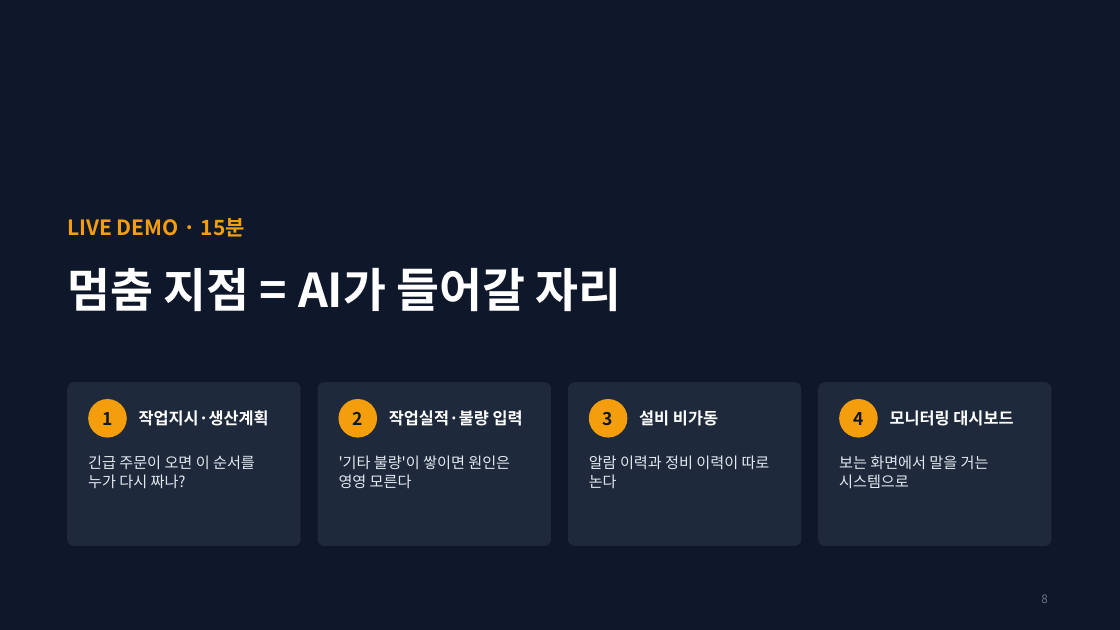
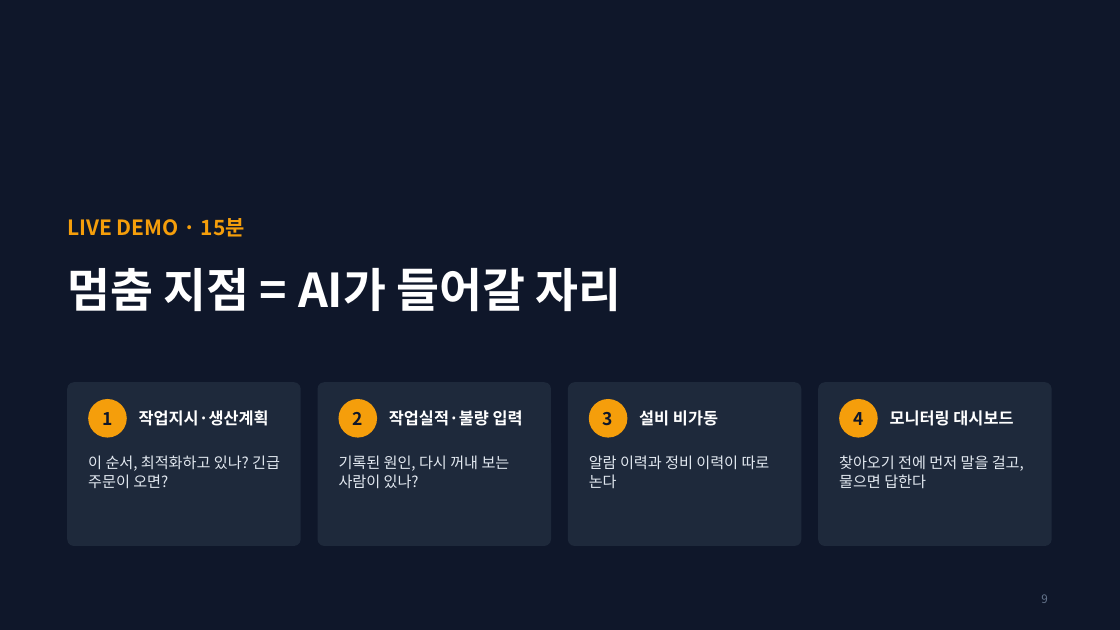
Before and after one commit to lucky-sugar-park/tech-review, a slide deck: slide 9 of lecture/mes-ai-plant-manager.pptx (slide 8 before the commit). Drawn at 1120x630 pixels with LibreOffice and Linux fonts; fonts in the diff are those of the drawing. Boxes give left, top, right and bottom in pixels: in the first picture for what was removed or moved away, otherwise in the second. Text is boxed around its words. In the diff, an @@ line names an element or a change of style, - is before the commit and + after.

```diff
--- a/lecture/mes-ai-plant-manager.pptx
+++ b/lecture/mes-ai-plant-manager.pptx
@@ text at <box>88,455,280,488</box>: text changed @@
-긴급 주문이 오면 이 순서를 누가 다시 짜나?
+이 순서, 최적화하고 있나? 긴급 주문이 오면?
@@ text at <box>339,455,510,488</box>: text changed @@
-'기타 불량'이 쌓이면 원인은 영영 모른다
+기록된 원인, 다시 꺼내 보는 사람이 있나?
@@ text at <box>839,455,1024,488</box>: text changed @@
-보는 화면에서 말을 거는 시스템으로
+찾아오기 전에 먼저 말을 걸고, 물으면 답한다
```
Also in this commit, not shown: 7 other slides changed, 4 slides added, 2 slides removed, 2 other files.
